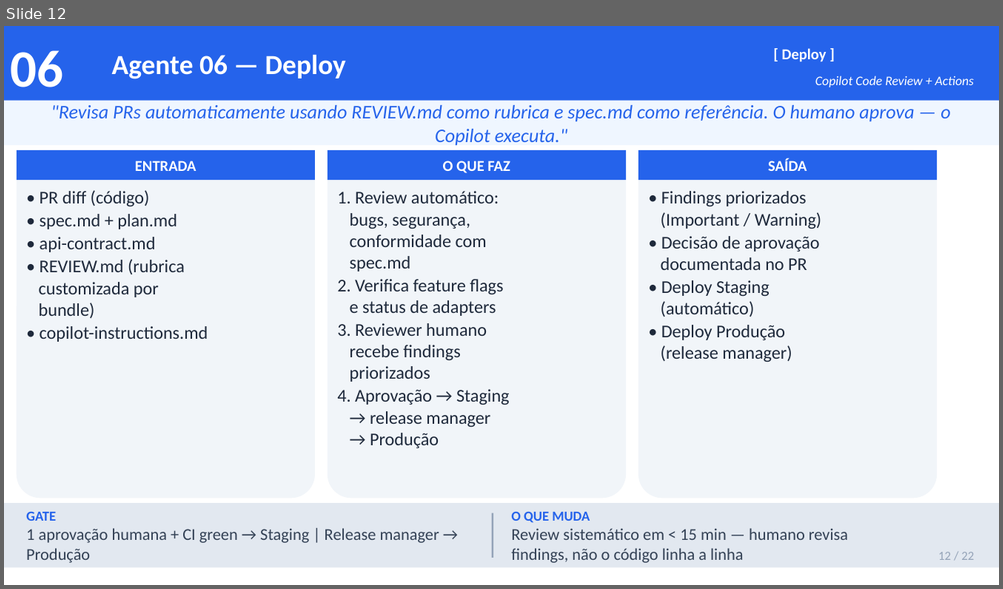
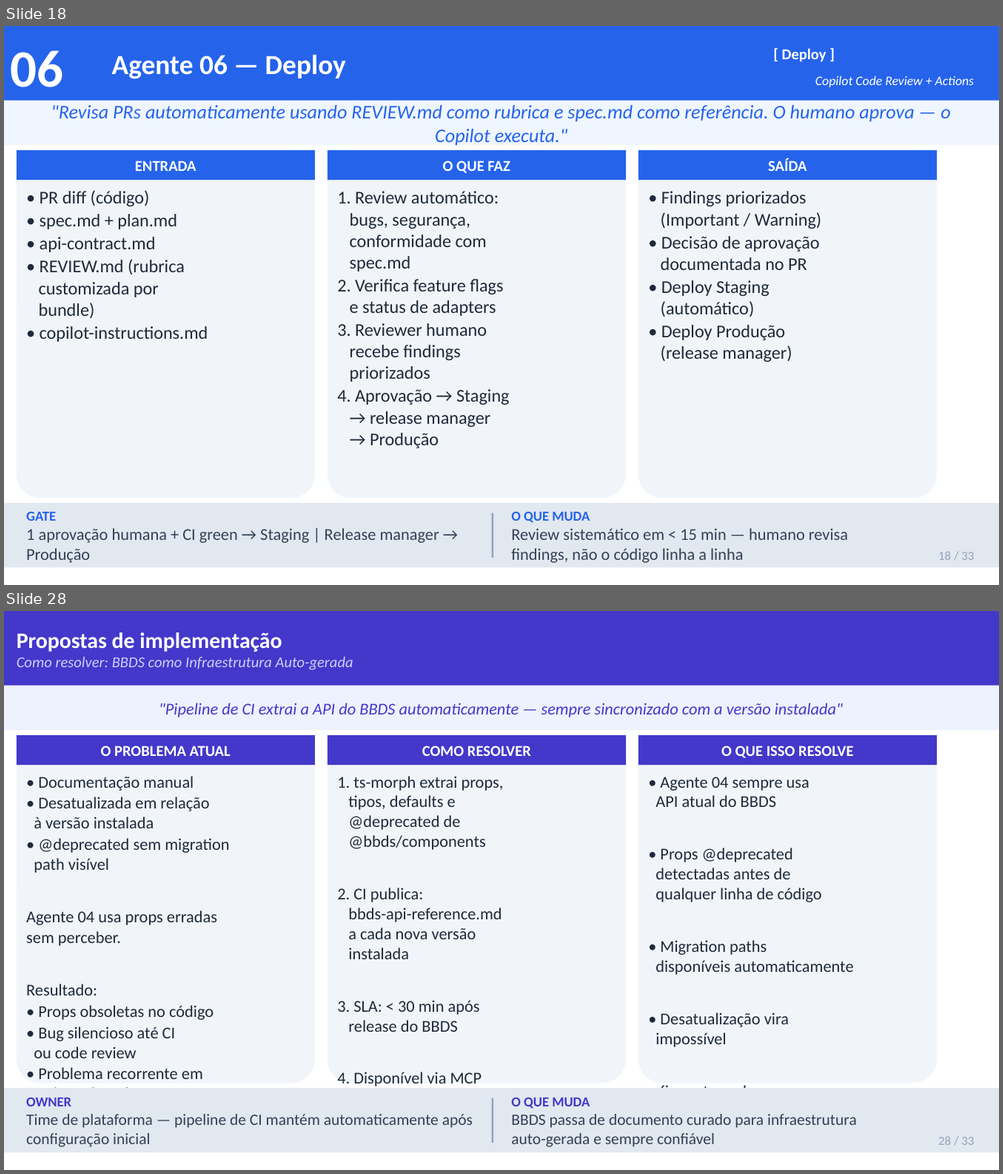
Before and after one commit to jpsslink/sdlc-agentico, a slide deck: esteira-agentica-pitch.pptx. Shown one above the other, each under a label of ours: slide 12 before the commit, slides 18 and 28 after it; the slides between them are not shown. The pictures are 1003x589 and 1003x1174 pixels, drawn with LibreOffice and Linux fonts; fonts in the diff are those of the drawing. Boxes give left, top, right and bottom in pixels: in the first picture for what was removed or moved away, otherwise in the second. Text is boxed around its words. In the diff, an @@ line names an element or a change of style, - is before the commit and + after.

```diff
--- a/esteira-agentica-pitch.pptx
+++ b/esteira-agentica-pitch.pptx
@@ slide 28 added at <box>4,611,999,1170</box>, background #FFFFFF @@
@@ rectangle added at <box>4,611,999,686</box>, fill #4338CA @@
@@ text added at <box>17,632,353,670</box>, 11 pt, text #C7D2FE, italic @@
+Propostas de implementação
+Como resolver: BBDS como Infraestrutura Auto-gerada
@@ rectangle added at <box>4,686,999,730</box>, fill #EEF2FF @@
@@ text added at <box>159,703,842,718</box>, 12 pt, text #4338CA, italic @@
+"Pipeline de CI extrai a API do BBDS automaticamente — sempre sincronizado com a versão instalada"
@@ rounded rectangle added at <box>17,735,316,1083</box>, fill #F1F5F9 @@
@@ rectangle added at <box>17,735,316,765</box>, fill #4338CA @@
@@ rounded rectangle added at <box>327,735,626,1083</box>, fill #F1F5F9 @@
@@ rectangle added at <box>327,735,626,765</box>, fill #4338CA @@
@@ rounded rectangle added at <box>638,735,937,1083</box>, fill #F1F5F9 @@
@@ rectangle added at <box>638,735,937,765</box>, fill #4338CA @@
@@ text added at <box>101,746,230,756</box>, 11 pt, text #FFFFFF, bold @@
+O PROBLEMA ATUAL
@@ text added at <box>422,746,531,756</box>, 11 pt, text #FFFFFF, bold @@
+COMO RESOLVER
@@ text added at <box>721,746,853,758</box>, 11 pt, text #FFFFFF, bold @@
+O QUE ISSO RESOLVE
@@ text added at <box>26,776,229,1104</box>, 12 pt, text #1E293B @@
+• Documentação manual
+• Desatualizada em relação
+à versão instalada
+• @deprecated sem migration
+path visível
+Agente 04 usa props erradas
+sem perceber.
+Resultado:
+• Props obsoletas no código
+• Bug silencioso até CI
+ou code review
+• Problema recorrente em
+cada update do BBDS
@@ text added at <box>337,776,504,1087</box>, 12 pt, text #1E293B @@
+1. ts-morph extrai props,
+tipos, defaults e
+@deprecated de
+@bbds/components
+2. CI publica:
+bbds-api-reference.md
+a cada nova versão
+instalada
+3. SLA: < 30 min após
+release do BBDS
+4. Disponível via MCP
+para injeção nos
+agentes ativos
@@ text added at <box>655,777,853,1142</box>, 12 pt, text #1E293B @@
+• Agente 04 sempre usa
+API atual do BBDS
+• Props @deprecated
+detectadas antes de
+qualquer linha de código
+• Migration paths
+disponíveis automaticamente
+• Desatualização vira
+impossível
+• figma-to-code cruza
+Figma contra referência
+sempre atualizada
@@ rectangle added at <box>4,1088,999,1153</box>, fill #E2E8F0 @@
@@ text added at <box>26,1098,438,1147</box>, 11.5 pt, text #334155 @@
+OWNER
+Time de plataforma — pipeline de CI mantém automaticamente após configuração inicial
@@ rectangle added at <box>492,1099,493,1143</box>, fill #94A3B8 @@
@@ text added at <box>511,1114,856,1147</box>, 11.5 pt, text #334155 @@
+O QUE MUDA
+BBDS passa de documento curado para infraestrutura auto-gerada e sempre confiável
@@ text added at <box>938,1137,973,1145</box>, 9 pt, text #94A3B8 @@
+28 / 33
@@ what was slide 12 is now slide 18 @@
@@ slide 18 changed as well @@
@@ text at <box>938,552,973,560</box>: text changed @@
-12 / 22
+18 / 33
```
Also in this commit, not shown: 15 other slides changed, 12 other slides added, 2 slides removed.
